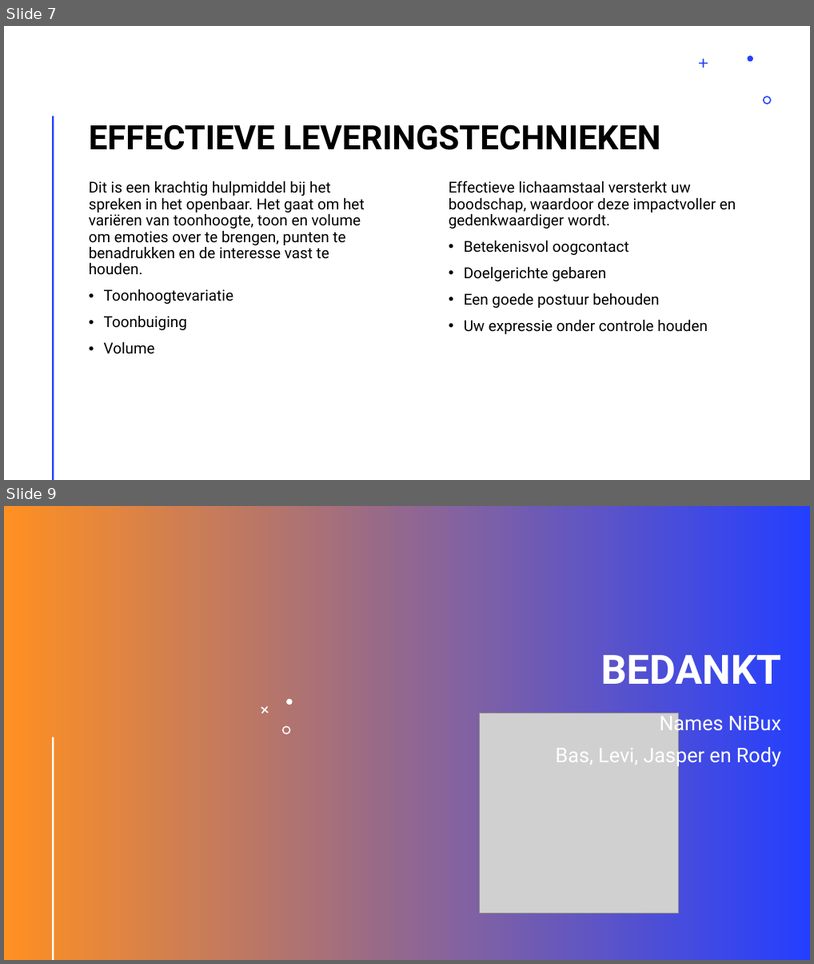
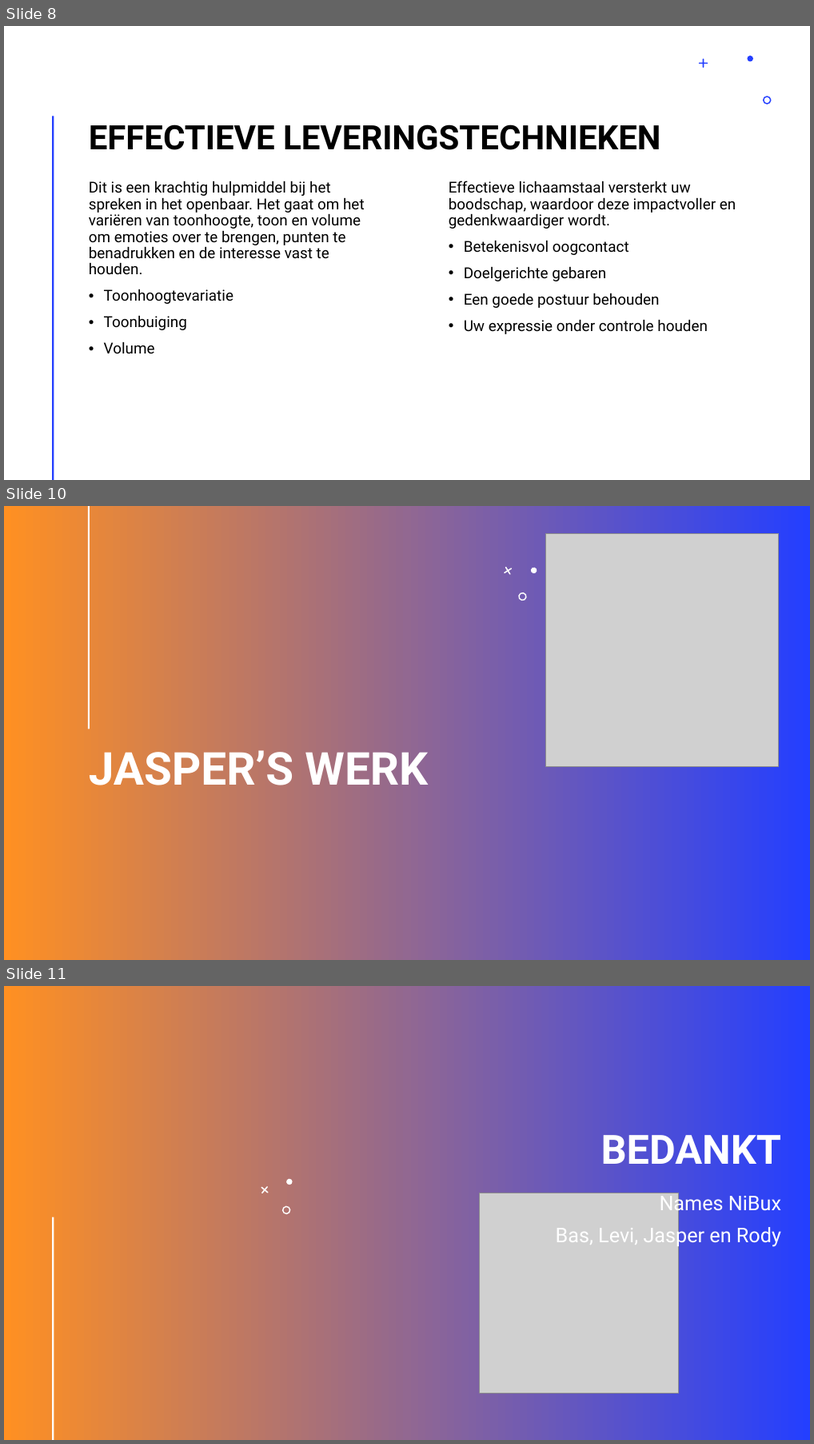
Before and after one commit to Mrblobbey/5-1-Module-AnnexBios, a slide deck: documentatie/Annexbios product.odp. Shown one above the other, each under a label of ours: slides 7 and 9 before the commit, slides 8, 10 and 11 after it; the slides between them are not shown. The pictures are 814x964 and 814x1444 pixels, drawn with LibreOffice and Linux fonts; fonts in the diff are those of the drawing; grey boxes stand for pictures; background and template pictures are left out. Boxes give left, top, right and bottom in pixels: in the first picture for what was removed or moved away, otherwise in the second. Text is boxed around its words. In the diff, an @@ line names an element or a change of style, - is before the commit and + after.

```diff
--- a/documentatie/Annexbios product.odp
+++ b/documentatie/Annexbios product.odp
@@ slide 10 added at box(4, 506, 810, 960), background gradient #243FFF to #FF9022 @@
@@ line added from (89, 506) to (89, 728), #FFFFFF 2.01 pt @@
@@ picture added at box(546, 533, 779, 766) @@
@@ freeform shape added at box(502, 564, 514, 576), fill #FFFFFF @@
@@ freeform shape added at box(530, 566, 538, 574), fill #FFFFFF @@
@@ freeform shape added at box(518, 591, 529, 603), fill #FFFFFF @@
@@ title added at box(89, 743, 428, 796), 54 pt, text #FFFFFF, bold @@
+JASPER’S WERK
@@ what was slide 7 is now slide 8 @@
@@ what was slide 9 is now slide 11 @@
```
Also in this commit, not shown: 1 other slide added, 1 other file.
